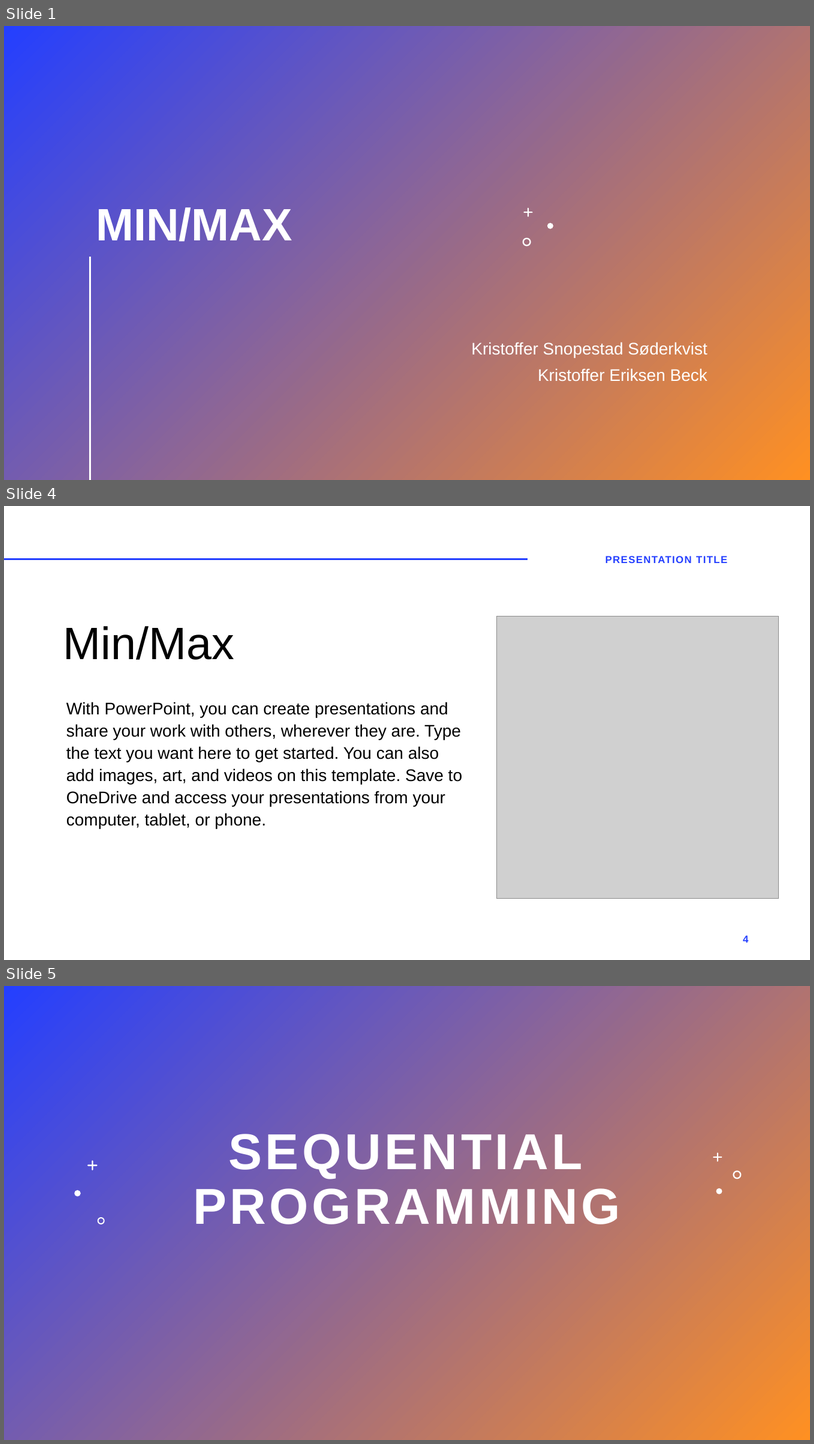
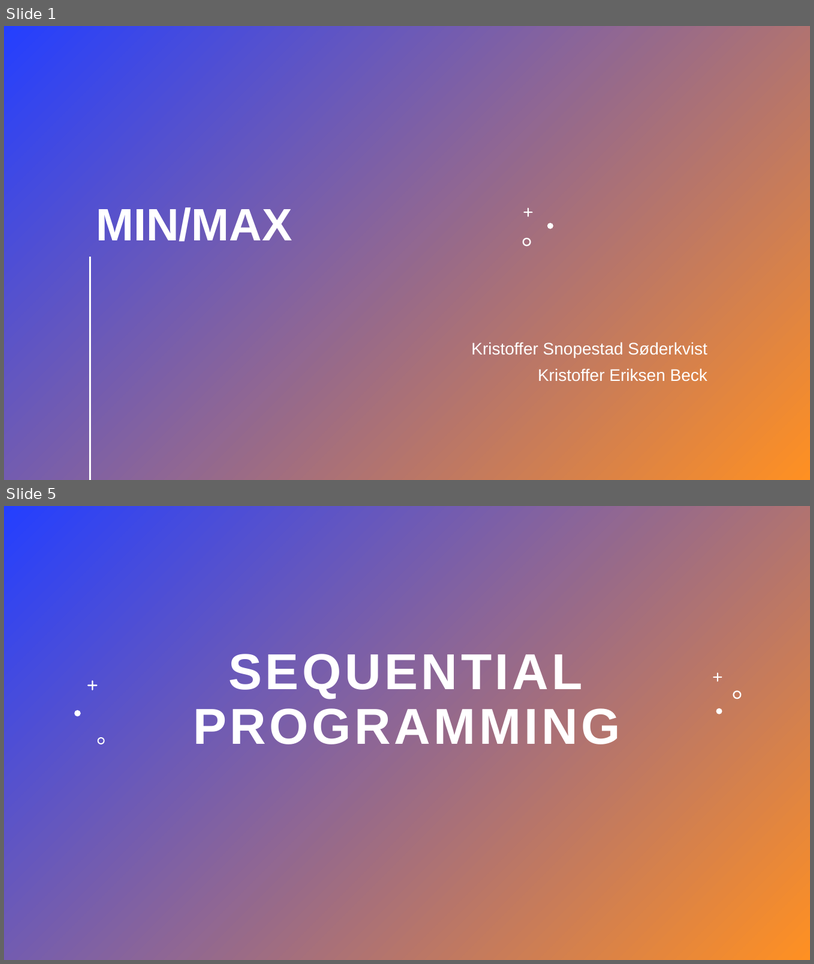
Before and after one commit to Bass4Nation/P-D-Prog-assignment, a slide deck: Project-6-Presentation.pptx. Shown one above the other, each under a label of ours: slides 1, 4 and 5 before the commit, slides 1 and 5 after it; the slides between them are not shown. The pictures are 814x1444 and 814x964 pixels, drawn with LibreOffice and Linux fonts; fonts in the diff are those of the drawing; grey boxes stand for pictures. Boxes give left, top, right and bottom in pixels: in the first picture for what was removed or moved away, otherwise in the second. Text is boxed around its words. In the diff, an @@ line names an element or a change of style, - is before the commit and + after.

```diff
--- a/Project-6-Presentation.pptx
+++ b/Project-6-Presentation.pptx
@@ slide 4 removed at (4,506,810,960), background #FFFFFF @@
@@ line removed from (4, 559) to (527, 559) @@
@@ text removed at (606,556,728,563) @@
-PRESENTATION TITLE
@@ title removed at (63,626,235,660) @@
-Min/Max
@@ picture removed at (497,616,780,898) @@
@@ text removed at (66,702,462,828) @@
-With PowerPoint, you can create presentations and share your work with others, wherever they are. Type the text you want here to get started. You can also add images, art, and videos on this template. Save to OneDrive and access your presentations from your computer, tablet, or phone.
@@ page number removed at (743,935,749,942) @@
-4
```
Also in this commit, not shown: 4 slides changed, 7 slides added, 4 other slides removed.
